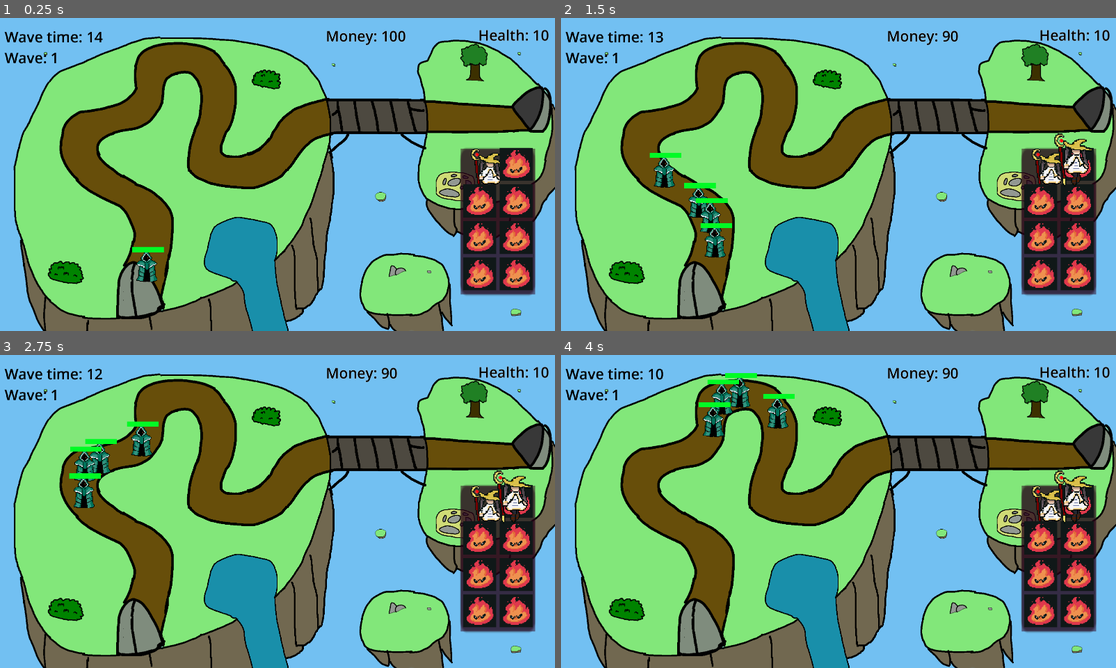
Above: before the commit, frames 1-4 (two rows, left to right).
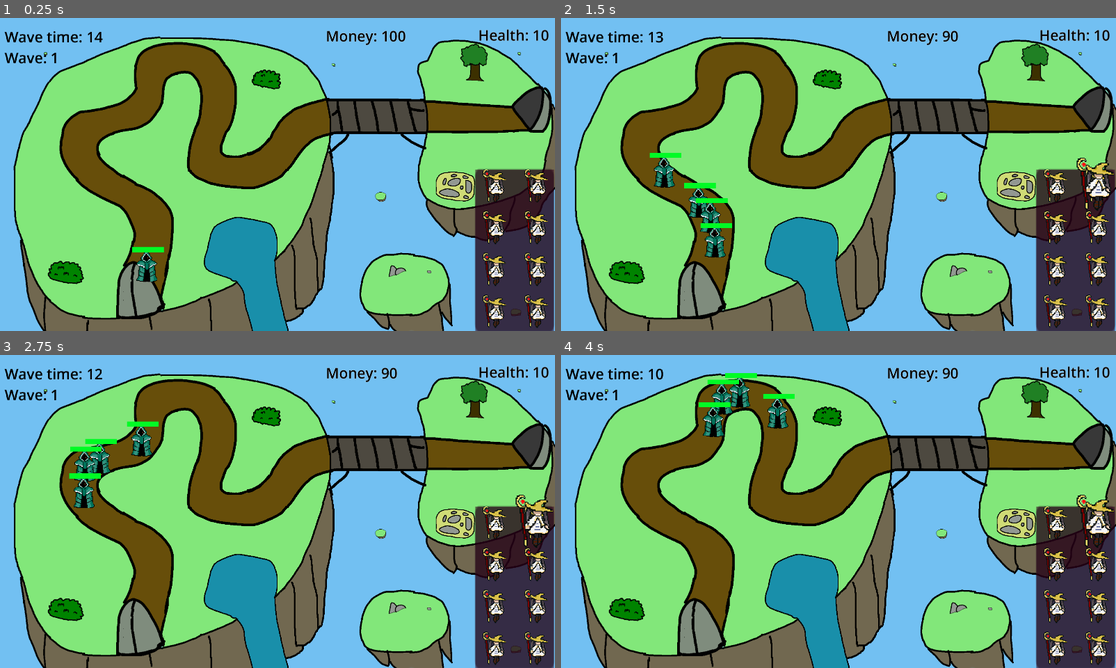
Above: after the commit, the same moments.

Repository: EricFergs/Frieren-tower-defense
Game: Godot game, scene res://main.tscn
Same seed, same stepped clock (60 frames per second), same inputs: the game is played once before the commit and once after it.
Inputs (mouse positions are in pixels of both pictures, inside the frame that each line leads up to; where the layout moved, square brackets give the same spot in the first picture):
- Up to frame 1 (0.25 s): no input
- Up to frame 2 (1.5 s): click (1054, 187) [1038, 165] at 0.5 s; click (1099, 187) [1077, 165] at 1.25 s
- Up to frame 3 (2.75 s): click (493, 567) [477, 536] at 2 s
- Up to frame 4 (4 s): click (1099, 567) [1077, 536] at 2.75 s; click (1054, 608) [1038, 574] at 3.5 s

The runs differ from the first frame. In frame 1, 8.6% of the frame differs, in the area x 82-100%, y 41-100%; in frame 2, 8.7%, in the area x 82-100%, y 36-100%; in frame 3, 8.7%; in frame 4, 8.7%.

Commit message:
Made the range dynamic for the tower while drawing
No longer uses a Control Node to draw the visual range the player but rather through itself. draw_circle function

Diff:
--- a/Towers/tower1.tscn
+++ b/Towers/tower1.tscn
@@ -1,7 +1,8 @@
-[gd_scene load_steps=9 format=3 uid="uid://cl1w0x7jma8d1"]
+[gd_scene load_steps=10 format=3 uid="uid://cl1w0x7jma8d1"]
 
 [ext_resource type="Script" path="res://node_2d.gd" id="1_hygl0"]
 [ext_resource type="Texture2D" uid="uid://cks3toutnb4y6" path="res://finalfrieren.png" id="2_ax7xi"]
+[ext_resource type="Script" path="res://collision_shape_2d.gd" id="2_h2xoc"]
 [ext_resource type="PackedScene" uid="uid://cr7nypxqd3pmn" path="res://zoltaark.tscn" id="3_e4sd4"]
 [ext_resource type="Texture2D" uid="uid://c38fmq8al6qe" path="res://Faceset.png" id="4_61vse"]
 
@@ -13,7 +14,7 @@
 corner_radius_bottom_left = 400
 
 [sub_resource type="CircleShape2D" id="CircleShape2D_gses8"]
-radius = 305.073
+radius = 250.0
 
 [sub_resource type="RectangleShape2D" id="RectangleShape2D_2aqu3"]
 size = Vector2(38.8235, 37.0589)
@@ -27,6 +28,7 @@
 metadata/_edit_group_ = true
 
 [node name="Range" type="Panel" parent="."]
+visible = false
 modulate = Color(0.179626, 0.769925, 0.851563, 0.431373)
 texture_filter = 1
 offset_left = -296.471
@@ -41,6 +43,7 @@
 [node name="CollisionShape2D" type="CollisionShape2D" parent="Area2D"]
 position = Vector2(2, 10)
 shape = SubResource("CircleShape2D_gses8")
+script = ExtResource("2_h2xoc")
 
 [node name="Timer" type="Timer" parent="."]
 wait_time = 2.0
--- /dev/null
+++ b/collision_shape_2d.gd
@@ -0,0 +1,20 @@
+extends CollisionShape2D
+
+var col = Color("#2ec4d96e")
+var range = 250
+# Called when the node enters the scene tree for the first time.
+func _ready() -> void:
+	shape.radius = range
+
+
+func make_blue():
+	col = Color("#2ec4d96e")
+	queue_redraw()
+
+func make_red():
+	col = Color(255,0,0,0.294)
+	queue_redraw()
+# Called every frame. 'delta' is the elapsed time since the previous frame.
+func _draw() -> void:
+	var cen = Vector2(0.588,0.294)
+	draw_circle(cen,range,col)
--- a/control.gd
+++ b/control.gd
@@ -33,7 +33,6 @@
 func _on_texture_button_pressed() -> void:
 	if Global.money >= 10:
 		Global.money -= 10
-		money.text = "Money: " + str(Global.money)
 		if not placing:  # Start placing the tower
 			tower_instance = tower_scene.instantiate()  # Create an instance of the tower
 			placing = true  # Set placing to true
@@ -54,4 +53,3 @@
 				placing = false
 				tower_instance = null  # Clear the reference to the tower instance
 				Global.money += 10
-				money.text = "Money: " + str(Global.money)
--- a/enemy_1.gd
+++ b/enemy_1.gd
@@ -11,4 +11,5 @@
 func _process(delta: float) -> void:
 	$ProgressBar.value = health
 	if health == 0:
+		Global.money += 10
 		self.queue_free()
--- a/main.tscn
+++ b/main.tscn
@@ -1,9 +1,8 @@
-[gd_scene load_steps=91 format=3 uid="uid://dhu8n5urx3mmh"]
+[gd_scene load_steps=90 format=3 uid="uid://dhu8n5urx3mmh"]
 
 [ext_resource type="Texture2D" uid="uid://bkrhogro780mb" path="res://finishedmap.png" id="3_chf5s"]
 [ext_resource type="Texture2D" uid="uid://cks3toutnb4y6" path="res://finalfrieren.png" id="4_5wy6q"]
 [ext_resource type="Script" path="res://waves.gd" id="6_kr3ql"]
-[ext_resource type="Texture2D" uid="uid://c38fmq8al6qe" path="res://Faceset.png" id="7_e7h08"]
 [ext_resource type="Script" path="res://control.gd" id="8_2im18"]
 [ext_resource type="Script" path="res://money.gd" id="8_nwk10"]
 
@@ -1107,28 +1106,28 @@
 texture_filter = 1
 layout_mode = 3
 anchors_preset = 0
-offset_left = 1603.0
-offset_top = 448.0
-offset_right = 1603.0
-offset_bottom = 448.0
-scale = Vector2(3, 3)
+offset_left = 1651.0
+offset_top = 520.0
+offset_right = 1651.0
+offset_bottom = 520.0
+scale = Vector2(2.12, 2.12)
 script = ExtResource("8_2im18")
 metadata/_edit_group_ = true
 
 [node name="Panel" type="Panel" parent="Control"]
 texture_filter = 1
 layout_mode = 0
-offset_left = -3.5
-offset_top = 0.5
-offset_right = 36.5
-offset_bottom = 40.5
+offset_left = -3.0
+offset_top = 1.0
+offset_right = 57.0
+offset_bottom = 64.0
 scale = Vector2(2.13741, 4.1933)
 
 [node name="ColorRect" type="ColorRect" parent="Control/Panel"]
 texture_filter = 1
 layout_mode = 0
-offset_right = 40.0
-offset_bottom = 40.0
+offset_right = 60.0
+offset_bottom = 63.0
 theme = SubResource("Theme_v3ll7")
 color = Color(0.192157, 0, 0.113725, 0.513726)
 
@@ -1146,31 +1145,31 @@
 
 [node name="TextureButton2" type="TextureButton" parent="Control/GridContainer"]
 layout_mode = 2
-texture_normal = ExtResource("7_e7h08")
+texture_normal = ExtResource("4_5wy6q")
 
 [node name="TextureButton3" type="TextureButton" parent="Control/GridContainer"]
 layout_mode = 2
-texture_normal = ExtResource("7_e7h08")
+texture_normal = ExtResource("4_5wy6q")
 
 [node name="TextureButton4" type="TextureButton" parent="Control/GridContainer"]
 layout_mode = 2
-texture_normal = ExtResource("7_e7h08")
+texture_normal = ExtResource("4_5wy6q")
 
 [node name="TextureButton5" type="TextureButton" parent="Control/GridContainer"]
 layout_mode = 2
-texture_normal = ExtResource("7_e7h08")
+texture_normal = ExtResource("4_5wy6q")
 
 [node name="TextureButton6" type="TextureButton" parent="Control/GridContainer"]
 layout_mode = 2
-texture_normal = ExtResource("7_e7h08")
+texture_normal = ExtResource("4_5wy6q")
 
 [node name="TextureButton7" type="TextureButton" parent="Control/GridContainer"]
 layout_mode = 2
-texture_normal = ExtResource("7_e7h08")
+texture_normal = ExtResource("4_5wy6q")
 
 [node name="TextureButton8" type="TextureButton" parent="Control/GridContainer"]
 layout_mode = 2
-texture_normal = ExtResource("7_e7h08")
+texture_normal = ExtResource("4_5wy6q")
 
 [node name="Label" type="Label" parent="."]
 offset_left = 1655.0
--- a/money.gd
+++ b/money.gd
@@ -10,4 +10,4 @@
 
 # Called every frame. 'delta' is the elapsed time since the previous frame.
 func _process(delta: float) -> void:
-	pass
+	self.text = "Money: " + str(Global.money)
--- a/node_2d.gd
+++ b/node_2d.gd
@@ -1,7 +1,7 @@
 extends Node2D
 
 
-var range = 50
+
 var enemies_in_range = []
 @onready var character_body_2d: CharacterBody2D = get_node("/root/Node/CharacterBody2D")
 @onready var timer: Timer = $Timer
@@ -22,6 +22,7 @@
 
 func is_placed() -> void:
 	$Range.visible = false
+	$Area2D/CollisionShape2D.hide()
 	timer.start()
 
 
@@ -59,10 +60,12 @@
 
 
 func make_red():
-	$Range.modulate = Color(255,0,0,0.3)
+	$Area2D/CollisionShape2D.make_red()
+	#$Range.modulate = Color(255,0,0,0.3)
 
 func make_blue():
-	$Range.modulate = Color(0.18,0.77,0.85,0.431)
+	$Area2D/CollisionShape2D.make_blue()
+	#$Range.modulate = Color(0.18,0.77,0.85,0.431)
 
 
 
